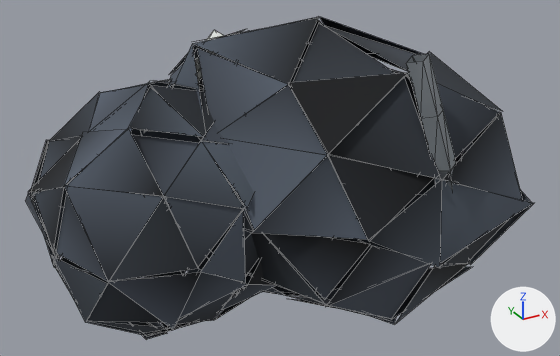
An edit to the glTF model packages/viewer-threejs/public/assets/resources/tin/mature-lod2.glb, drawn before and after from the same camera.
Both versions are drawn from a 50 mm camera at (-3.53, -5.73, 3.88) aimed at (-0.38, 0.0, 1.02). Arrows for +X, +Y and +Z are at lower right; the lights stay in place. The picture after the commit comes second. Mesh edges are drawn as thin lines. Where no turn or scale is listed for an object, it has been applied to the vertices. Vertices at exactly the same position are counted once.

Names of what the first picture shows: 'tin-host-rock', 'tin-mineral-seams'.
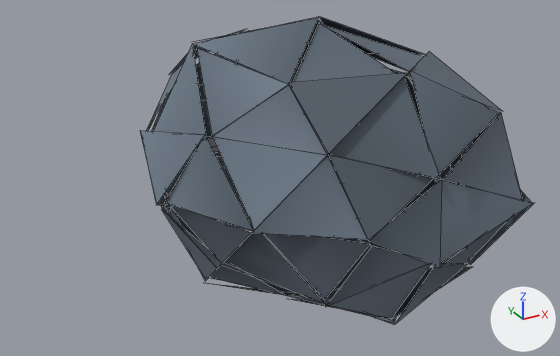
The newer file is also turned or shifted as a whole; pictures and numbers use the older file's frame.

Pixel boxes [x1, y1, x2, y2] of what changed, in the pictures (560 x 356 px):
```json
{"object": "tin-host-rock", "change": "reshaped", "before": [26, 16, 534, 340], "after": [140, 16, 534, 324], "on screen": "22% narrower"}
{"object": "tin-mineral-seams", "change": "reshaped", "before": [195, 30, 458, 189], "after": [197, 136, 219, 153], "on screen": "mostly hidden afterwards"}
{"part": 1, "of": "me_mesh_0", "change": "deleted", "before": [26, 79, 279, 340]}
{"part": 2, "of": "me_mesh_0", "change": "recoloured", "before": [140, 16, 534, 324], "after": [140, 16, 534, 324], "on screen": "lighter"}
```

The change, as JSON lines over the scene's bpy script:
```json
{"block": "me_mesh_0", "where": "# used by ob_tin_host_rock; location = (0.0, 0.0, 0.0)"}
{"op": "remove", "block": "me_mesh_0", "code": "me_mesh_0.from_pydata(...)  # 480 vertices, 160 faces; spans x -2.56..1.66, y -1.55..1.64, z -0.42..2.46"}
{"op": "add", "block": "me_mesh_0", "code": "me_mesh_0.from_pydata(...)  # 240 vertices, 80 faces; spans x -1.6..1.66, y -1.55..1.64, z -0.42..2.46"}
{"block": "me_mesh_0", "change": "me_mesh_0 part 1: 80 loose pieces with 240 vertices, spanning x -2.56..-0.38, y -0.98..1.21, z -0.4..2.07, are deleted"}
{"block": "me_mesh_0", "change": "me_mesh_0 part 2: 80 kept faces spanning x -1.6..1.66, y -1.55..1.64, z -0.42..2.46 get new vertex colours; the middle colour goes from greyish blue #404751 to greyish blue #66727f"}
{"block": "me_mesh_1", "where": "# used by ob_tin_mineral_seams; location = (0.0, 0.0, 0.0)"}
{"op": "remove", "block": "me_mesh_1", "code": "me_mesh_1.from_pydata(...)  # 40 vertices, 64 faces; spans x -1.1..0.8, y -1.46..1.25, z 0.45..2.39"}
{"op": "add", "block": "me_mesh_1", "code": "me_mesh_1.from_pydata(...)  # 180 vertices, 60 faces; spans x -1.13..0.75, y -0.9..0.75, z 1.32..1.61"}
{"block": "me_mesh_1", "change": "me_mesh_1 part 3: 40 vertices removed from x -1.1..0.8, y -1.46..1.25, z 0.45..2.39; 180 vertices added at x -1.13..0.75, y -0.9..0.75, z 1.32..1.61"}
```
